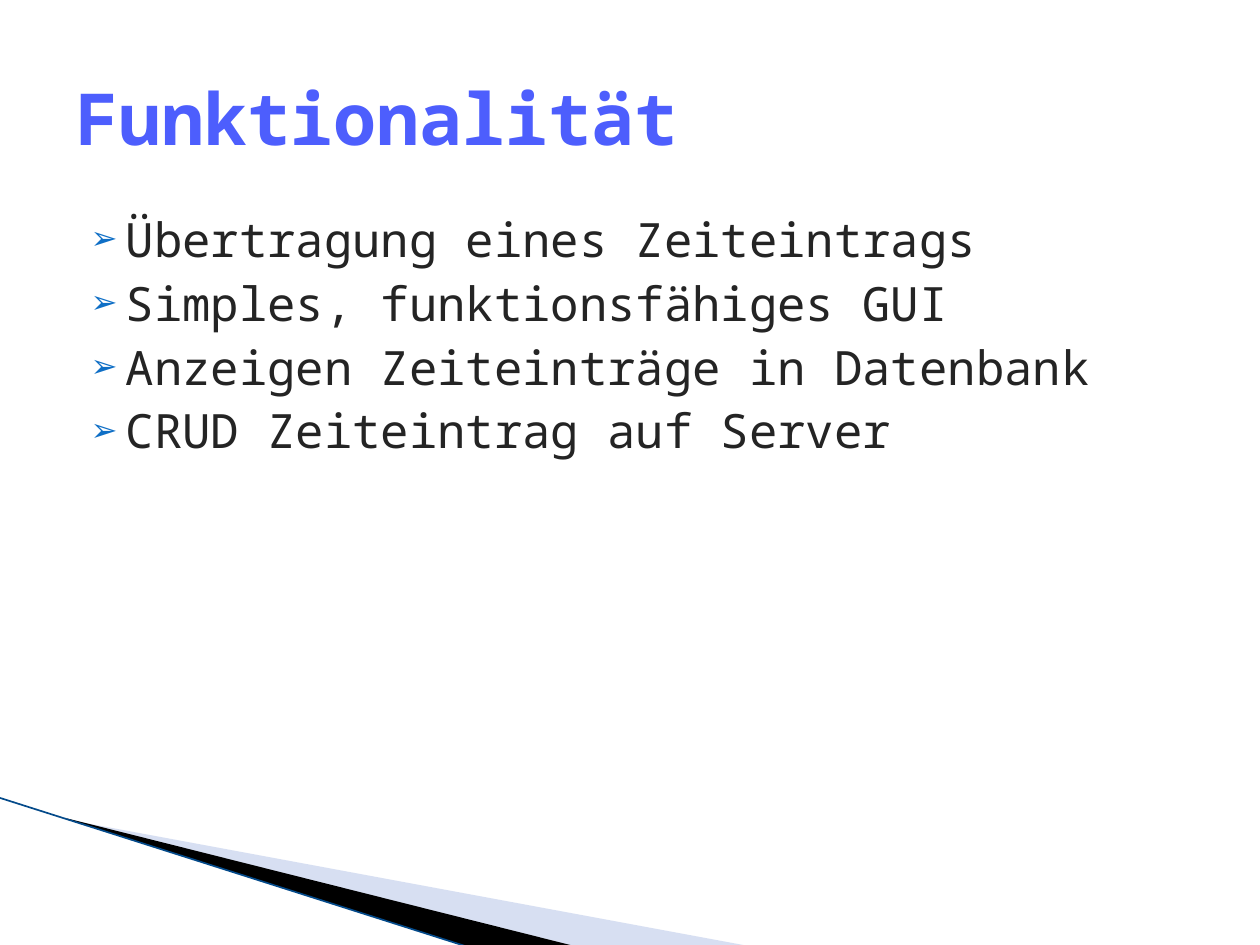
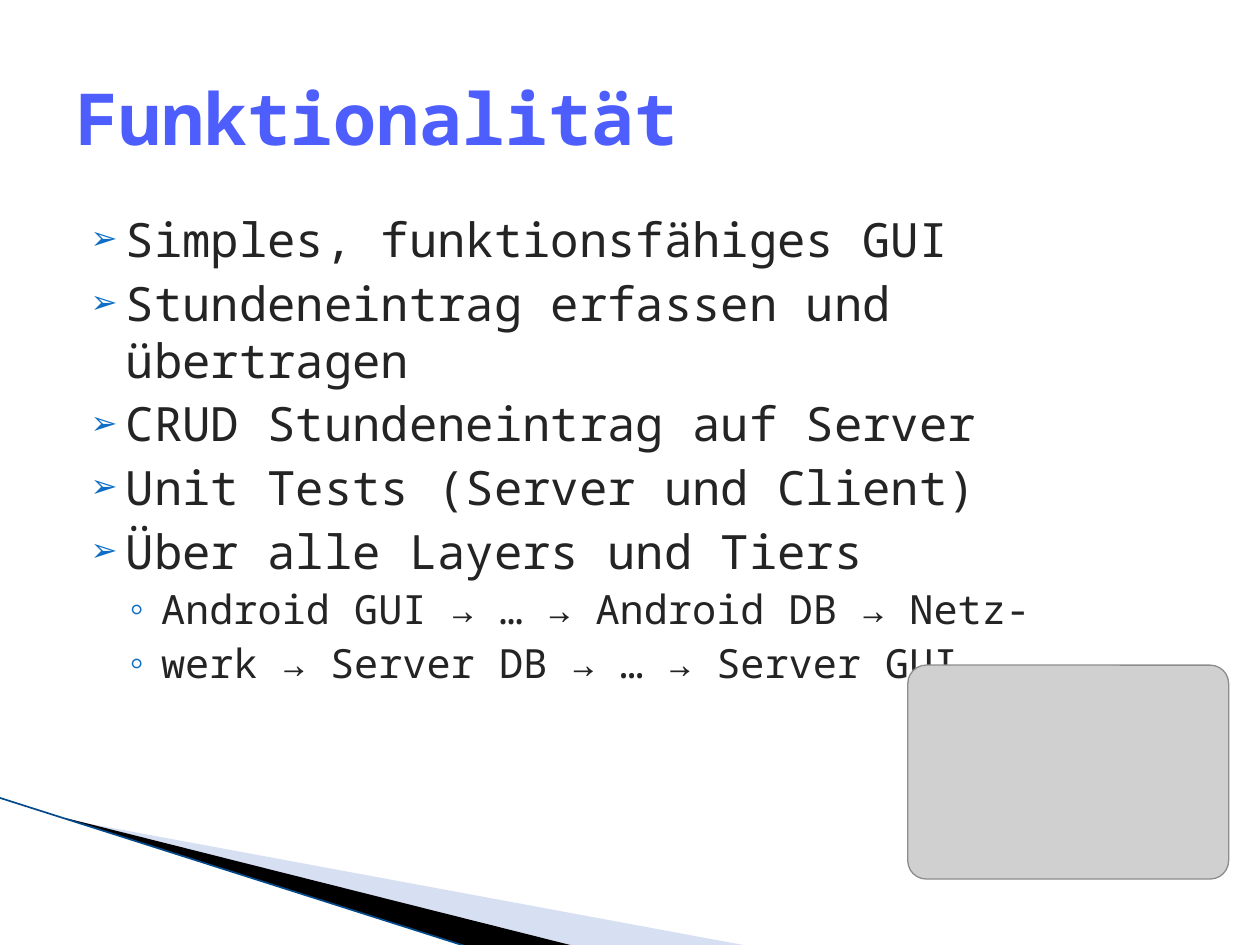
Before and after one commit to lukaselmer/hsr-mrt-software-engineering-2-project, a slide deck: slide 7 of doc/05_Design/praesentation.pptx. Drawn at 1260x945 pixels with LibreOffice and Linux fonts; fonts in the diff are those of the drawing; grey boxes stand for pictures; background and template pictures are left out. Boxes give left, top, right and bottom in pixels: in the first picture for what was removed or moved away, otherwise in the second. Text is boxed around its words. In the diff, an @@ line names an element or a change of style, - is before the commit and + after.

```diff
--- a/doc/05_Design/praesentation.pptx
+++ b/doc/05_Design/praesentation.pptx
@@ text at [126,213,976,269]: paragraph removed @@
-➢ Übertragung eines Zeiteintrags
@@ text at [126,285,1030,690]: text changed @@
-➢ Anzeigen Zeiteinträge in Datenbank
-➢ CRUD Zeiteintrag auf Server
+➢ Stundeneintrag erfassen und übertragen
+➢ CRUD Stundeneintrag auf Server
+➢ Unit Tests (Server und Client)
+➢ Über alle Layers und Tiers
+  ◦ Android GUI → … → Android DB → Netz-
+  ◦ werk → Server DB → … → Server GUI
@@ picture added at [907,665,1228,879] @@
```
Also in this commit, not shown: 5 other slides changed, 4 slides added, 3 slides removed, 2 other files.
